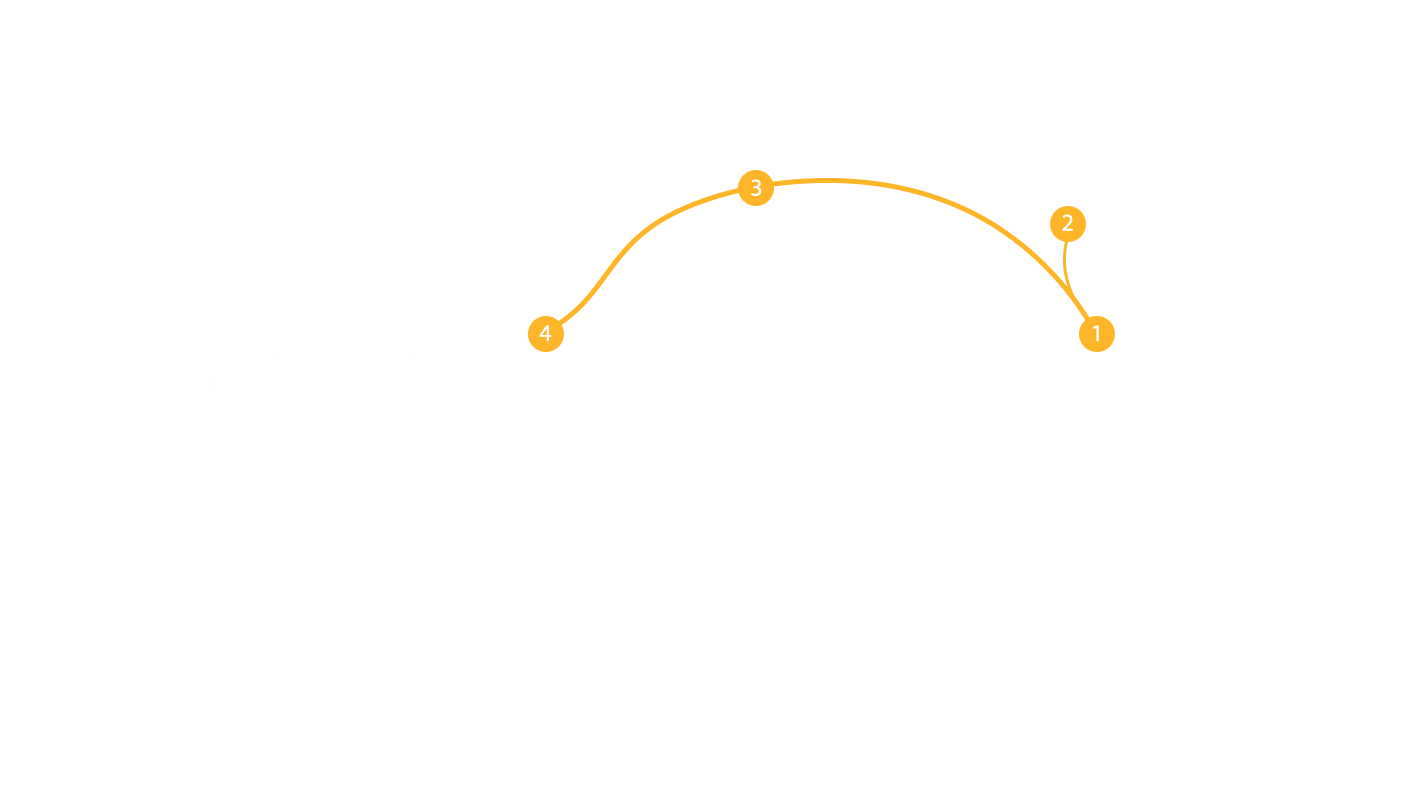
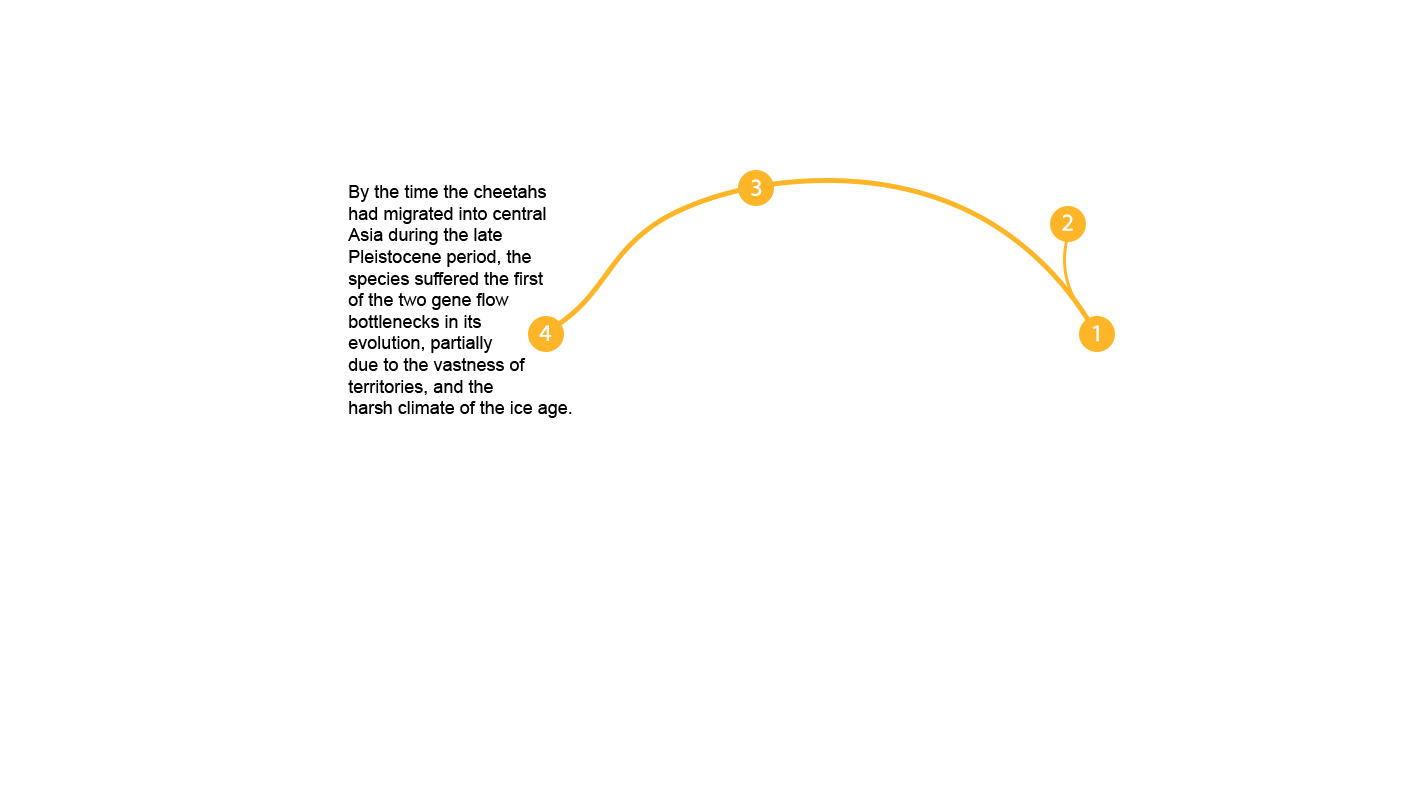
Layer changes from the first (1415, 809) image to the second:
added layer "Description" above "7" over [348, 185, 572, 418]
